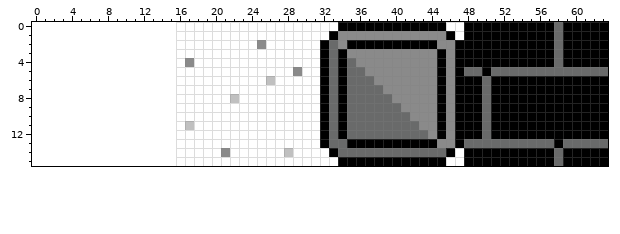
Pixel-art sprite, stored at res/tiles.png. Above: the version before the commit.
The file is 48x16 pixels. The old version is drawn lined up with the new one, on the new canvas.
Now the later version:
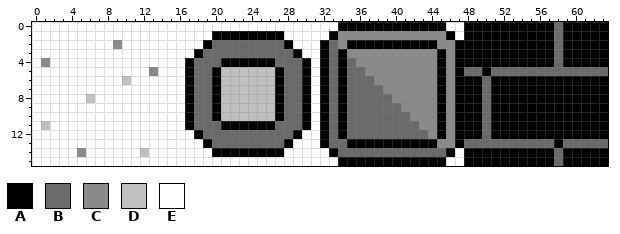
Palette (. is transparent): A #000000  B #696a6a  C #8a8a8a  D #c0c0c0  E #ffffff
The exact change:
canvas 48x16 -> 64x16, the old top-left corner now at 16,0
y 0: x 0..15 ................ -> EEEEEEEEEEEEEEEE
y 1: x 0..15 ................ -> EEEEEEEEEEEEEEEE; x 20..27 EEEEEEEE -> AAAAAAAA
y 2: x 0..15 ................ -> EEEEEEEEECEEEEEE; x 19..28 EEEEEECEEE -> ABBBBBBBBA
y 3: x 0..15 ................ -> EEEEEEEEEEEEEEEE; x 18..29 EEEEEEEEEEEE -> ABBBBBBBBBBA
y 4: x 0..15 ................ -> ECEEEEEEEEEEEEEE; x 17..30 CEEEEEEEEEEEEE -> ABBBAAAAAABBBA
y 5: x 0..15 ................ -> EEEEEEEEEEEEECEE; x 17..30 EEEEEEEEEEEECE -> ABBADDDDDDABBA
y 6: x 0..15 ................ -> EEEEEEEEEEDEEEEE; x 17..25 EEEEEEEEE -> ABBADDDDD; x 27..30 EEEE -> ABBA
y 7: x 0..15 ................ -> EEEEEEEEEEEEEEEE; x 17..30 EEEEEEEEEEEEEE -> ABBADDDDDDABBA
y 8: x 0..15 ................ -> EEEEEEDEEEEEEEEE; x 17..21 EEEEE -> ABBAD; x 23..30 EEEEEEEE -> DDDDABBA
y 9..10: x 0..15 ................ -> EEEEEEEEEEEEEEEE; x 17..30 EEEEEEEEEEEEEE -> ABBADDDDDDABBA
y 11: x 0..15 ................ -> EDEEEEEEEEEEEEEE; x 17..30 DEEEEEEEEEEEEE -> ABBBAAAAAABBBA
y 12: x 0..15 ................ -> EEEEEEEEEEEEEEEE; x 18..29 EEEEEEEEEEEE -> ABBBBBBBBBBA
y 13: x 0..15 ................ -> EEEEEEEEEEEEEEEE; x 19..28 EEEEEEEEEE -> ABBBBBBBBA
y 14: x 0..15 ................ -> EEEEECEEEEEEDEEE; x 20..28 ECEEEEEED -> AAAAAAAAE
y 15: x 0..15 ................ -> EEEEEEEEEEEEEEEE
Changed places in both pictures, as pixel boxes (x1, y1, x2, y2):
changed: (32, 22, 311, 166)
